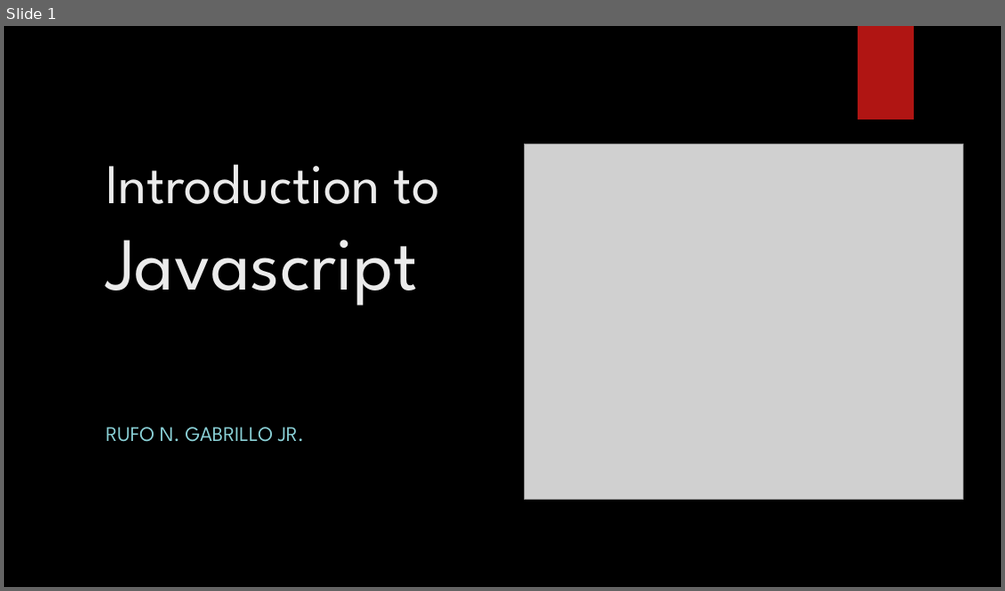
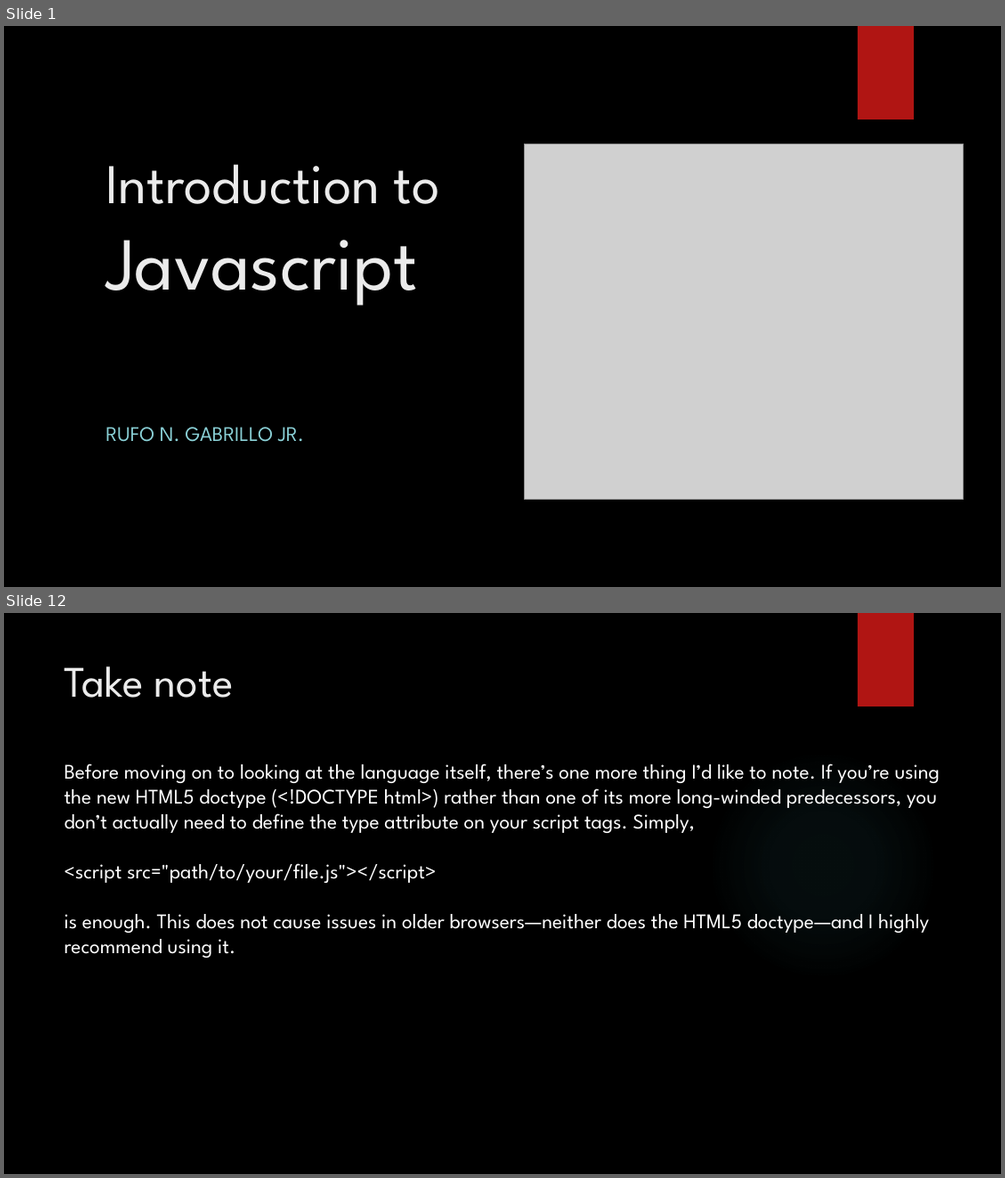
Before and after one commit to jrGabrillo/HelloWorld, a slide deck: 1. introduction to javascript.pptx. Shown one above the other, each under a label of ours: slide 1 before the commit, slides 1 and 12 after it; the slides between them are not shown. The pictures are 1005x591 and 1005x1178 pixels, drawn with LibreOffice and Linux fonts; fonts in the diff are those of the drawing; grey boxes stand for pictures; background and template pictures are left out. Boxes give left, top, right and bottom in pixels: in the first picture for what was removed or moved away, otherwise in the second. Text is boxed around its words. In the diff, an @@ line names an element or a change of style, - is before the commit and + after.

```diff
--- a/1. introduction to javascript.pptx
+++ b/1. introduction to javascript.pptx
@@ slide 12 added at bbox=[4, 613, 1001, 1174], background picture (left out); not listed: 1 template element that a slide beside it also shows @@
@@ title added at bbox=[65, 666, 234, 698], 42 pt, text #EBEBEB @@
+Take note
@@ text added at bbox=[65, 763, 940, 957], 20 pt, text #FFFFFF @@
+Before moving on to looking at the language itself, there’s one more thing I’d like to note. If you’re using the new HTML5 doctype (<!DOCTYPE html>) rather than one of its more long-winded predecessors, you don’t actually need to define the type attribute on your script tags. Simply,
+<script src="path/to/your/file.js"></script>
+is enough. This does not cause issues in older browsers—neither does the HTML5 doctype—and I highly recommend using it.
@@ ellipse added at bbox=[708, 750, 938, 981], fill gradient #50B9C1 @@
```
Also in this commit, not shown: 1 slide changed, 42 other slides added, 2 slides removed, 9 other files.
